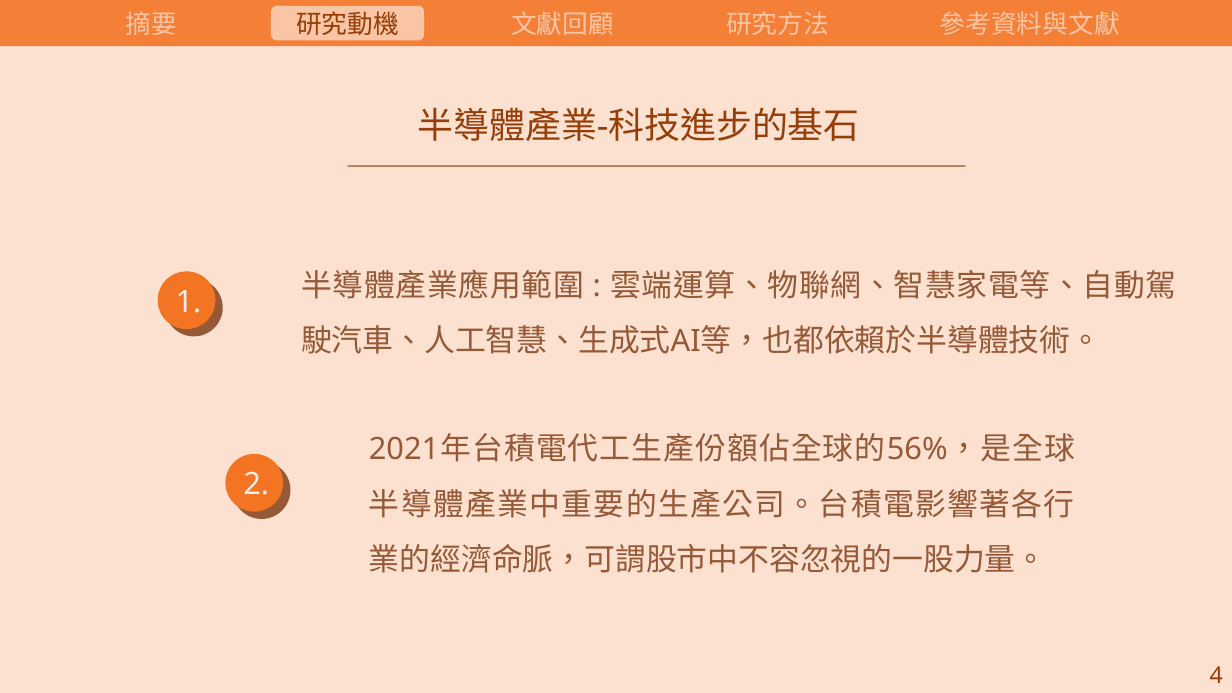
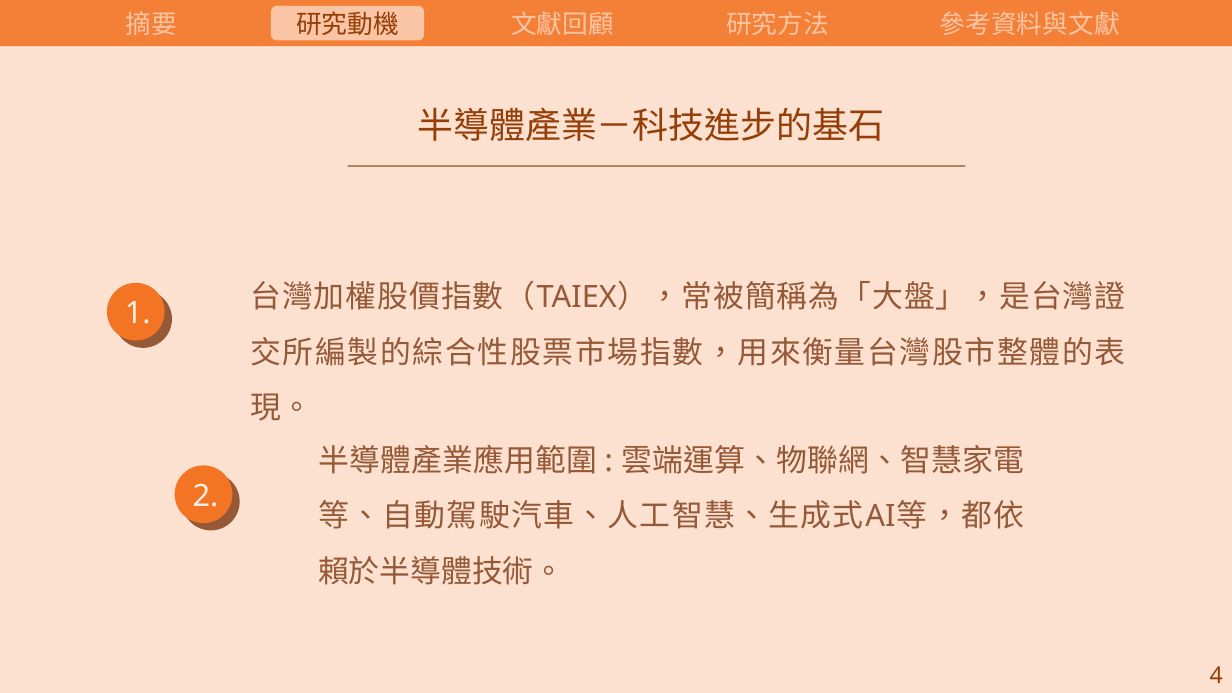
Before and after one commit to carina419/NTUST, a slide deck: slide 6 of 112-2/MI6006701 研究方法/研究方法期末報告.pptx. Drawn at 1232x693 pixels with LibreOffice and Linux fonts; fonts in the diff are those of the drawing. Boxes give left, top, right and bottom in pixels: in the first picture for what was removed or moved away, otherwise in the second. Text is boxed around its words. In the diff, an @@ line names an element or a change of style, - is before the commit and + after.

```diff
--- a/112-2/MI6006701 研究方法/研究方法期末報告.pptx
+++ b/112-2/MI6006701 研究方法/研究方法期末報告.pptx
@@ text at box(418, 107, 885, 141): text changed @@
-半導體產業-科技進步的基石
+半導體產業－科技進步的基石
@@ text added at box(250, 281, 1125, 366), 24 pt, text #955937 @@
+台灣加權股價指數（TAIEX），常被簡稱為「大盤」，是台灣證交所編製的綜合性股票市場指數，用來衡量台灣股市整體的表現。
@@ text at box(318, 445, 1024, 585): text changed @@
-半導體產業應用範圍 : 雲端運算、物聯網、智慧家電等、自動駕駛汽車、人工智慧、生成式AI等，也都依賴於半導體技術。
+半導體產業應用範圍 : 雲端運算、物聯網、智慧家電等、自動駕駛汽車、人工智慧、生成式AI等，都依賴於半導體技術。
@@ text removed at box(369, 433, 1075, 573) @@
-2021年台積電代工生產份額佔全球的56%，是全球半導體產業中重要的生產公司。台積電影響著各行業的經濟命脈，可謂股市中不容忽視的一股力量。
@@ 4 ellipses, 2 texts: place and size @@
-4 ellipses, 2 texts at box(158, 272, 291, 519)
+4 ellipses, 2 texts at box(107, 283, 240, 531)
```
Also in this commit, not shown: 9 other slides changed, 6 slides added, 17 slides removed, 1 other file.
